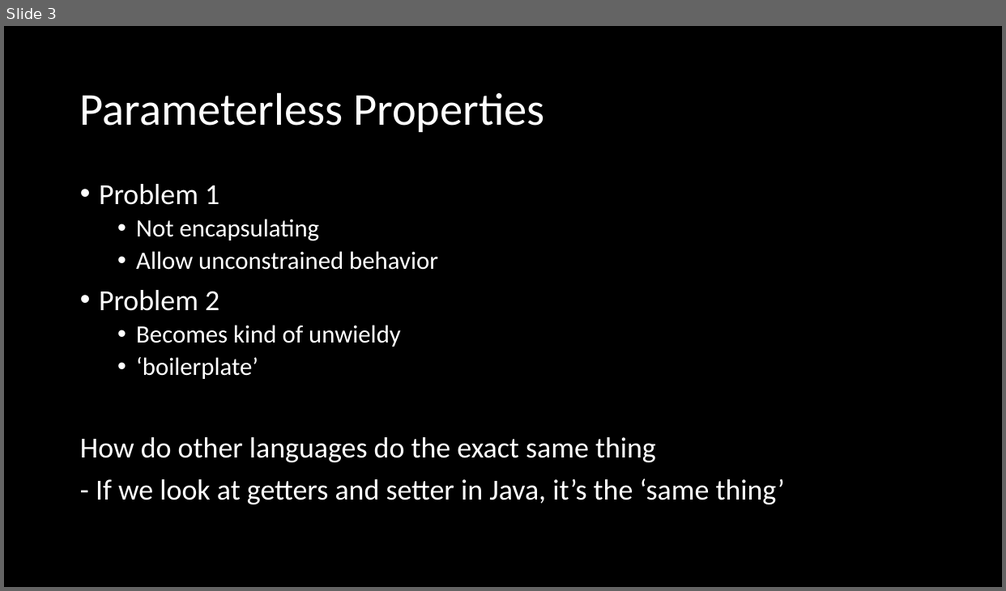
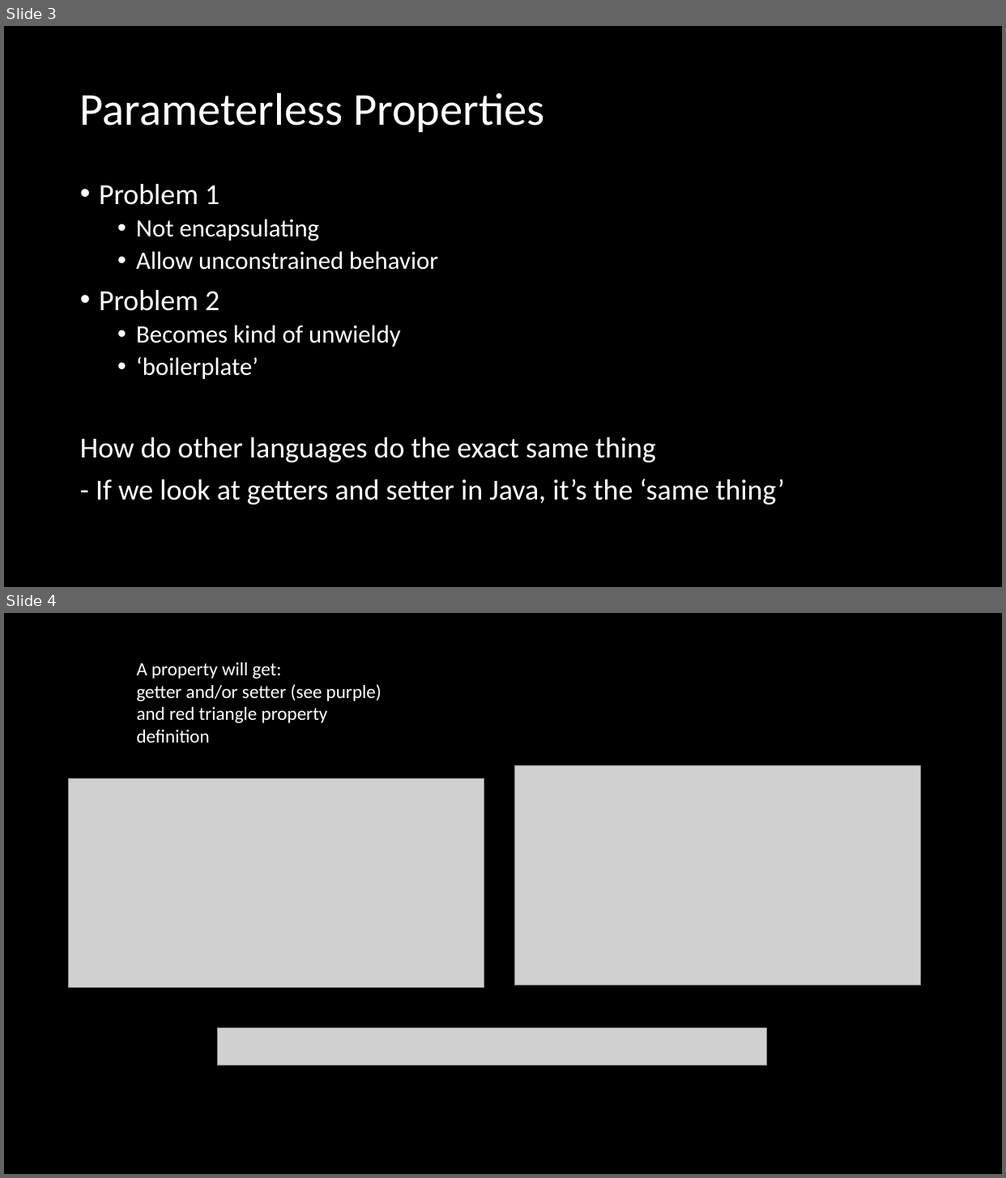
Before and after one commit to microsoft/Flash_University, a slide deck: CLR_via_CSharp/Chapter 10 - Properties/Properties.pptx. Shown one above the other, each under a label of ours: slide 3 before the commit, slides 3 and 4 after it. The pictures are 1006x591 and 1006x1178 pixels, drawn with LibreOffice and Linux fonts; fonts in the diff are those of the drawing; grey boxes stand for pictures. Boxes give left, top, right and bottom in pixels: in the first picture for what was removed or moved away, otherwise in the second. Text is boxed around its words. In the diff, an @@ line names an element or a change of style, - is before the commit and + after.

```diff
--- a/CLR_via_CSharp/Chapter 10 - Properties/Properties.pptx
+++ b/CLR_via_CSharp/Chapter 10 - Properties/Properties.pptx
@@ slide 4 added at <box>4,613,1002,1174</box>, background #000000 @@
@@ text added at <box>137,662,381,743</box>, 18 pt, text #FFFFFF @@
+A property will get:
+getter and/or setter (see purple) and red triangle property definition
@@ picture added at <box>68,778,484,987</box> @@
@@ picture added at <box>514,766,920,985</box> @@
@@ picture added at <box>217,1029,766,1066</box> @@
```
Also in this commit, not shown: 1 slide changed, 1 other slide added, 1 other file.
